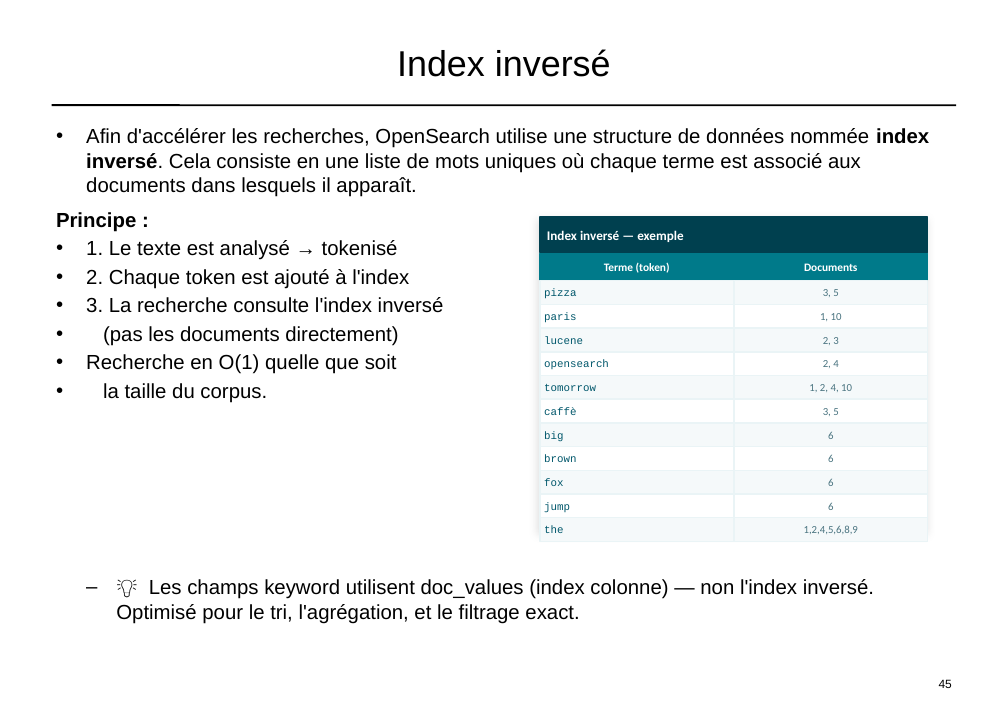
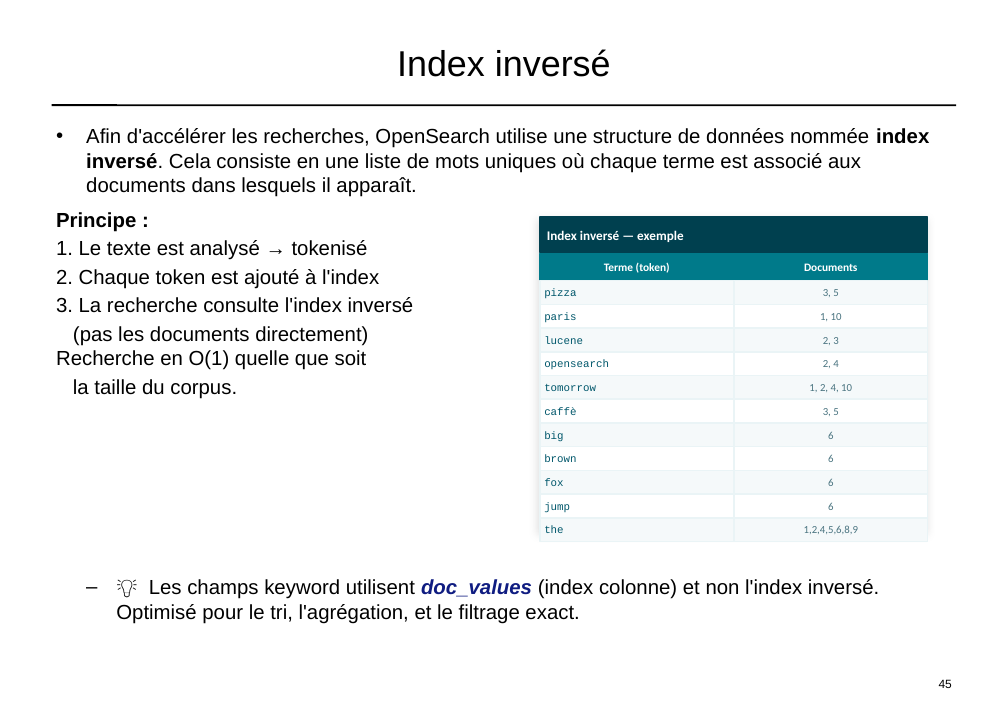
Before and after one commit to dthibau/opensearch, a slide deck: slide 38 of opensearch_simple.pptx. Drawn at 1008x713 pixels with LibreOffice and Linux fonts; fonts in the diff are those of the drawing. Boxes give left, top, right and bottom in pixels: in the first picture for what was removed or moved away, otherwise in the second. Text is boxed around its words. In the diff, an @@ line names an element or a change of style, - is before the commit and + after.

Commit message:
Ajout knn

```diff
--- a/opensearch_simple.pptx
+++ b/opensearch_simple.pptx
@@ text at (56,240,414,399): bullet • to none @@
@@ text at (56,326,368,370): text changed @@
-• (pas les documents directement)
-• Recherche en O(1) quelle que soit
+(pas les documents directement)
+Recherche en O(1) quelle que soit
@@ text at (116,579,879,624): text changed @@
-– 💡 Les champs keyword utilisent doc_values (index colonne) — non l'index inversé. Optimisé pour le tri, l'agrégation, et le filtrage exact.
+– 💡 Les champs keyword utilisent doc_values (index colonne) et non l'index inversé. Optimisé pour le tri, l'agrégation, et le filtrage exact.
```
Also in this commit, not shown: 23 other slides changed, 11 slides added, 3 other files.
